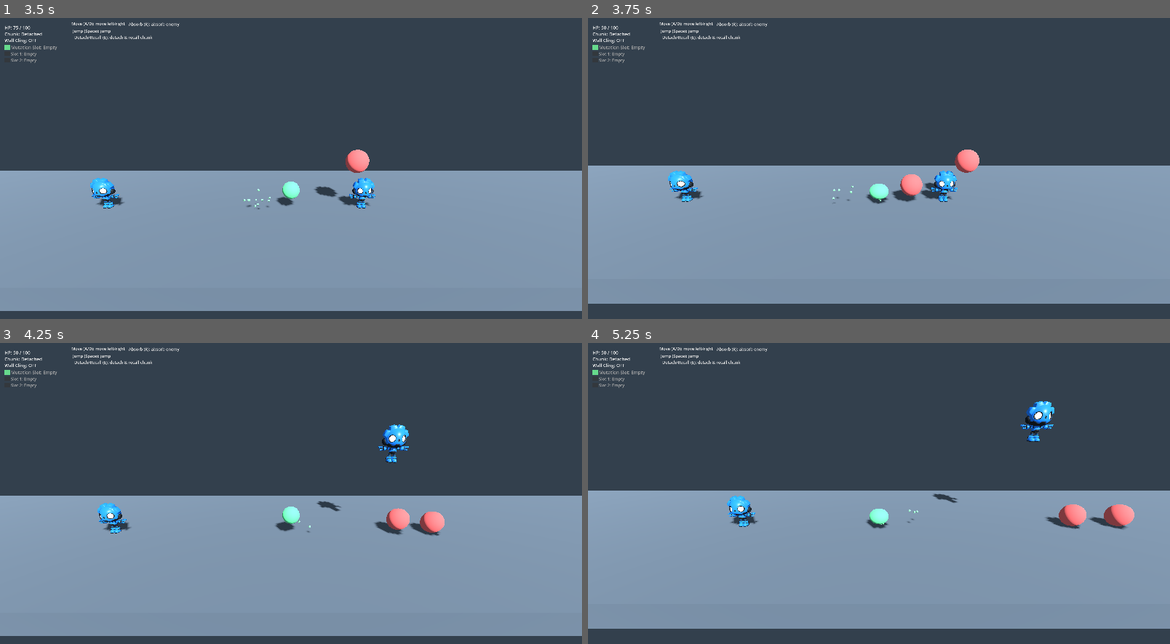
Above: before the commit, frames 1-4 (two rows, left to right).
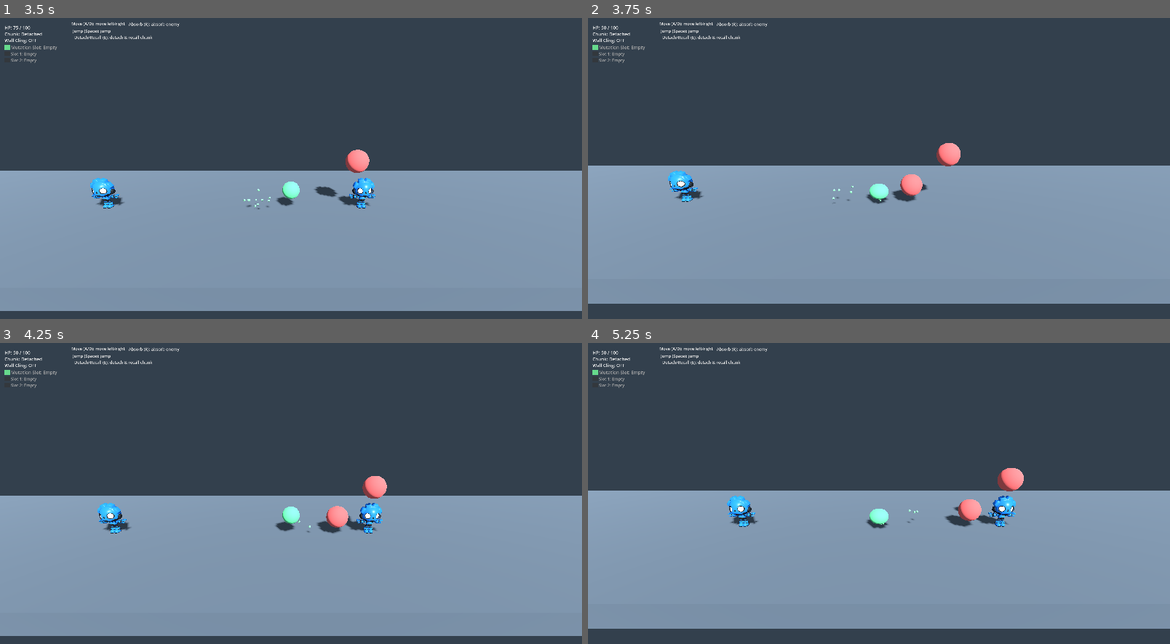
Above: after the commit, the same moments.

Repository: laazer/blobert
Game: Godot game, scene res://scenes/levels/sandbox/test_movement_3d.tscn
Two runs of this game, one before a commit and one after it. Both use one fixed random seed, a clock stepped at 60 frames per second and the inputs below.
Inputs (mouse positions are in pixels of both pictures, inside the frame that each line leads up to):
- Up to frame 1 (3.5 s): move the mouse to (419, 180) at 0.52 s; hold D (move_right) 0.53-1.28 s; tap R (absorb) at 0.6, 1.55, 2.1, 3.05 s; tap Space (jump) at 0.77, 1.52, 3.02 s; tap F (infect) at 0.8, 1.35, 2.3 s; move the mouse to (174, 216) at 1.27 s; hold A (move_left) 1.28-2.03 s; move the mouse to (349, 120) at 2.02 s; hold D (move_right) from 2.03 s (still down); move the mouse to (261, 273) at 2.77 s; tap E (detach) at 2.85 s
- Up to frame 2 (3.75 s): move the mouse to (1053, 255) at 3.52 s; release D (move_right) at 3.53 s; hold A (move_left) from 3.53 s (still down); tap Q (detach_2) at 3.6 s
- Up to frame 3 (4.25 s): keep holding A (move_left); tap Space (jump) at 3.77 s; tap F (infect) at 3.8 s
- Up to frame 4 (5.25 s): keep holding A (move_left); move the mouse to (704, 469) at 4.27 s; tap F (infect) at 4.35 s; tap Space (jump) at 4.52 s; tap R (absorb) at 4.55, 5.1 s; move the mouse to (908, 523) at 5.02 s

Frame 1 is identical in both runs. In frame 2, 0.9% of the frame differs, in the area x 57-68%, y 41-62%; in frame 3, 2.0%; in frame 4, 2.2%, in the area x 59-94%, y 19-63%.

Commit message:
feat: chunk sticks to enemy on contact — SPEC-CSE-1..12 implemented
EnemyInfection3D: add chunk_attached(chunk) signal, emit after ESM event
in _on_body_entered when chunk group body enters.

PlayerController3D: add four stuck-state fields, recall guard (AND not
stuck), _on_enemy_chunk_attached handler (freeze+reparent), _on_absorb_resolved
handler (un-reparent+unfreeze+clear flags), _ready wiring for both signals.

All 304 primary + adversarial tests pass (total suite: 0 failures).

Co-Authored-By: Claude Sonnet 4.6 <noreply@anthropic.com>

Diff:
--- a/scripts/enemy/enemy_infection_3d.gd
+++ b/scripts/enemy/enemy_infection_3d.gd
@@ -8,6 +8,8 @@
 
 class_name EnemyInfection3D
 extends BasePhysicsEntity3D
+
+signal chunk_attached(chunk: RigidBody3D)
 
 var _esm: EnemyStateMachine = EnemyStateMachine.new()
 var _handler: InfectionInteractionHandler
@@ -37,6 +39,7 @@
 			_esm.apply_infection_event()
 		else:
 			_esm.apply_weaken_event()
+		chunk_attached.emit(body as RigidBody3D)
 
 
 func _on_body_exited(body: Node3D) -> void:
--- a/scripts/player/player_controller_3d.gd
+++ b/scripts/player/player_controller_3d.gd
@@ -21,6 +21,10 @@
 var _chunk_node_2: RigidBody3D = null
 var _recall_in_progress_2: bool = false
 var _recall_timer_2: float = 0.0
+var _chunk_stuck_on_enemy: bool = false
+var _chunk_stuck_enemy: EnemyInfection3D = null
+var _chunk_2_stuck_on_enemy: bool = false
+var _chunk_2_stuck_enemy: EnemyInfection3D = null
 const _RECALL_TRAVEL_TIME: float = 0.25
 const _CHUNK_SCENE: PackedScene = preload("res://scenes/chunk/chunk_3d.tscn")
 
@@ -84,8 +88,11 @@
 			if handler.has_method("get_mutation_slot_manager"):
 				_mutation_slot = handler.call("get_mutation_slot_manager")
 			elif handler.has_method("get_mutation_slot"):
-
 				_mutation_slot = handler.call("get_mutation_slot")
+			handler.absorb_resolved.connect(_on_absorb_resolved)
+		var enemies: Array = root.find_children("*", "EnemyInfection3D", true, false)
+		for enemy in enemies:
+			enemy.chunk_attached.connect(_on_enemy_chunk_attached.bind(enemy))
 
 func _process(_delta: float) -> void:
 	var cam: Camera3D = get_node_or_null("Gimbal/Camera3D") as Camera3D
@@ -170,6 +177,7 @@
 		and (not prev_has_chunk)
 		and _chunk_node != null
 		and is_instance_valid(_chunk_node)
+		and (not _chunk_stuck_on_enemy)
 	)
 	if recall_pressed and not _recall_in_progress:
 		_recall_in_progress = true
@@ -229,6 +237,7 @@
 		and (not prev_has_chunk_2)
 		and _chunk_node_2 != null
 		and is_instance_valid(_chunk_node_2)
+		and (not _chunk_2_stuck_on_enemy)
 	)
 	if recall_2_pressed and not _recall_in_progress_2:
 		_recall_in_progress_2 = true
@@ -276,6 +285,42 @@
 				_chunk_node_2.queue_free()
 			_chunk_node_2 = null
 
+func _on_enemy_chunk_attached(chunk: RigidBody3D, enemy: EnemyInfection3D) -> void:
+	if not is_instance_valid(chunk):
+		return
+	if chunk == _chunk_node:
+		_chunk_node.freeze = true
+		_chunk_node.linear_velocity = Vector3.ZERO
+		_chunk_node.reparent(enemy, true)
+		_chunk_stuck_on_enemy = true
+		_chunk_stuck_enemy = enemy
+	elif chunk == _chunk_node_2:
+		_chunk_node_2.freeze = true
+		_chunk_node_2.linear_velocity = Vector3.ZERO
+		_chunk_node_2.reparent(enemy, true)
+		_chunk_2_stuck_on_enemy = true
+		_chunk_2_stuck_enemy = enemy
+
+
+func _on_absorb_resolved(esm: EnemyStateMachine) -> void:
+	# Slot 1
+	if _chunk_stuck_on_enemy and _chunk_stuck_enemy != null and is_instance_valid(_chunk_stuck_enemy):
+		if _chunk_stuck_enemy.get_esm() == esm:
+			if _chunk_node != null and is_instance_valid(_chunk_node):
+				_chunk_node.reparent(get_parent(), true)
+				_chunk_node.freeze = false
+			_chunk_stuck_on_enemy = false
+			_chunk_stuck_enemy = null
+	# Slot 2
+	if _chunk_2_stuck_on_enemy and _chunk_2_stuck_enemy != null and is_instance_valid(_chunk_2_stuck_enemy):
+		if _chunk_2_stuck_enemy.get_esm() == esm:
+			if _chunk_node_2 != null and is_instance_valid(_chunk_node_2):
+				_chunk_node_2.reparent(get_parent(), true)
+				_chunk_node_2.freeze = false
+			_chunk_2_stuck_on_enemy = false
+			_chunk_2_stuck_enemy = null
+
+
 func _get_visual_node() -> Node3D:
 	return get_node_or_null("SlimeVisual") as Node3D
 
Not shown, changed: project_board/3_milestone_3_dual_mutation_fusion/in_progress/chunk_sticks_to_enemy.md
